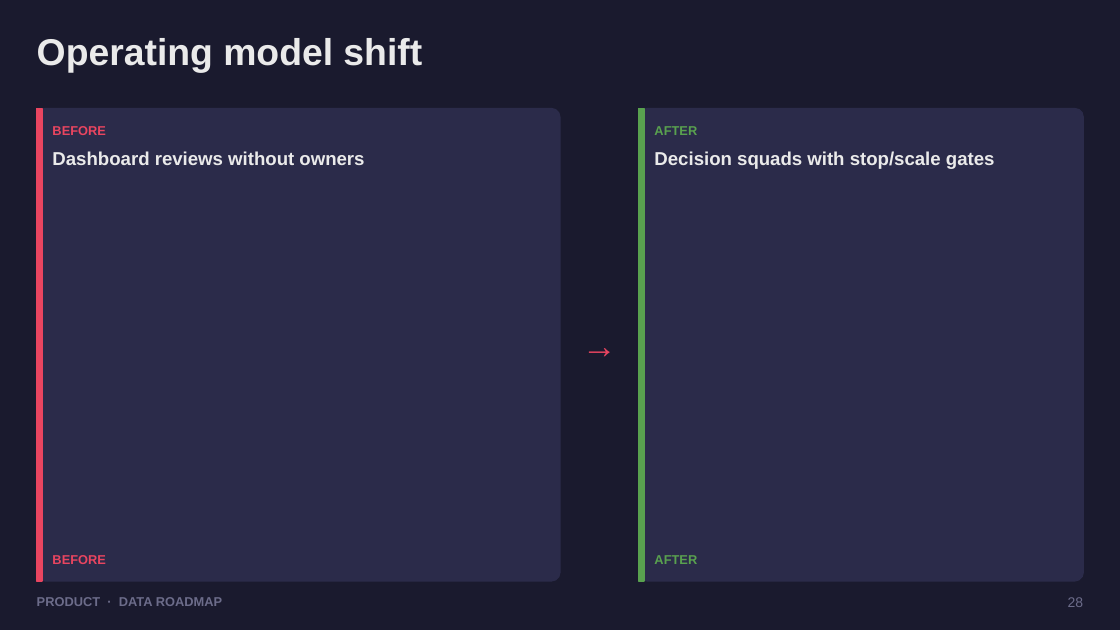
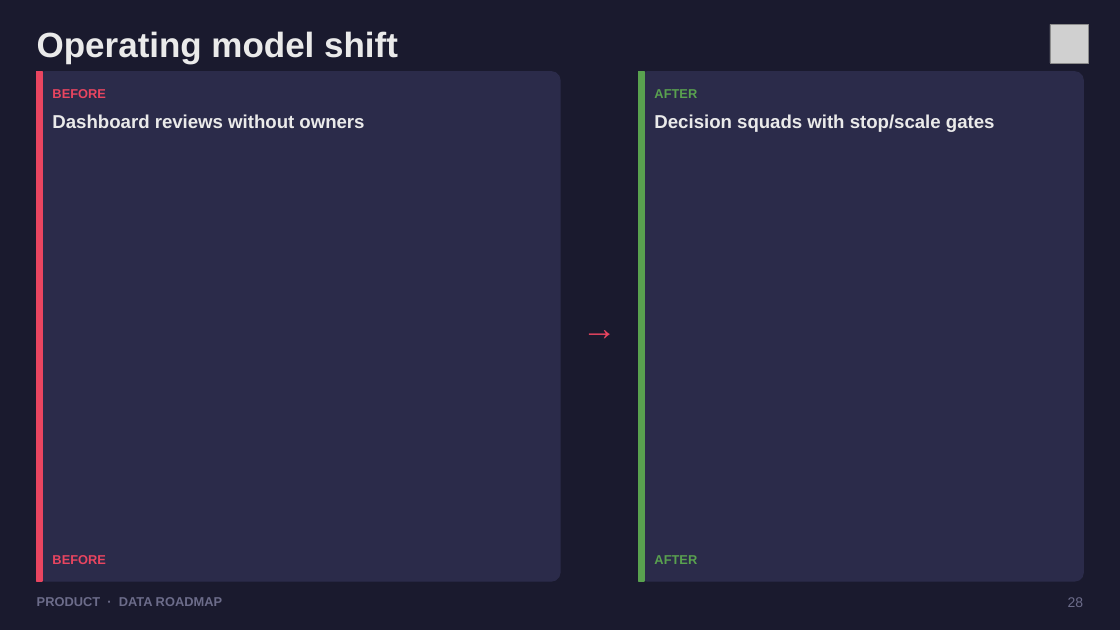
Before and after one commit to dhanesh123in/ppt-gen, a slide deck: slide 28 of examples/demo.pptx. Drawn at 1120x630 pixels with LibreOffice and Linux fonts; fonts in the diff are those of the drawing; grey boxes stand for pictures. Boxes give left, top, right and bottom in pixels: in the first picture for what was removed or moved away, otherwise in the second. Text is boxed around its words. In the diff, an @@ line names an element or a change of style, - is before the commit and + after.

```diff
--- a/examples/demo.pptx
+++ b/examples/demo.pptx
@@ text "Operating model shift" at (x1=37, y1=31, x2=398, y2=64): size 32 to 30 pt @@
@@ picture added at (x1=1050, y1=24, x2=1089, y2=63) @@
@@ rounded rectangle resized from (x1=37, y1=108, x2=560, y2=581) to (x1=37, y1=71, x2=560, y2=581) @@
@@ rounded rectangle at (x1=37, y1=71, x2=560, y2=581): proportions changed @@
@@ rectangle resized from (x1=37, y1=108, x2=42, y2=581) to (x1=37, y1=71, x2=42, y2=581) @@
@@ text "BEFORE" moved from (x1=52, y1=126, x2=106, y2=135) to (x1=52, y1=89, x2=106, y2=98) @@
@@ rounded rectangle resized from (x1=639, y1=108, x2=1083, y2=581) to (x1=639, y1=71, x2=1083, y2=581) @@
@@ rectangle resized from (x1=639, y1=108, x2=644, y2=581) to (x1=639, y1=71, x2=644, y2=581) @@
@@ text "AFTER" moved from (x1=654, y1=126, x2=697, y2=135) to (x1=654, y1=89, x2=697, y2=98) @@
@@ text "Dashboard reviews without owners" moved from (x1=52, y1=151, x2=364, y2=165) to (x1=52, y1=114, x2=364, y2=128) @@
@@ text "Decision squads with stop/scale gates" moved from (x1=654, y1=151, x2=995, y2=169) to (x1=654, y1=114, x2=995, y2=132) @@
@@ text "→" moved from (x1=582, y1=323, x2=618, y2=365) to (x1=582, y1=306, x2=618, y2=348) @@
```
Also in this commit, not shown: 29 other slides changed, 9 other files.
